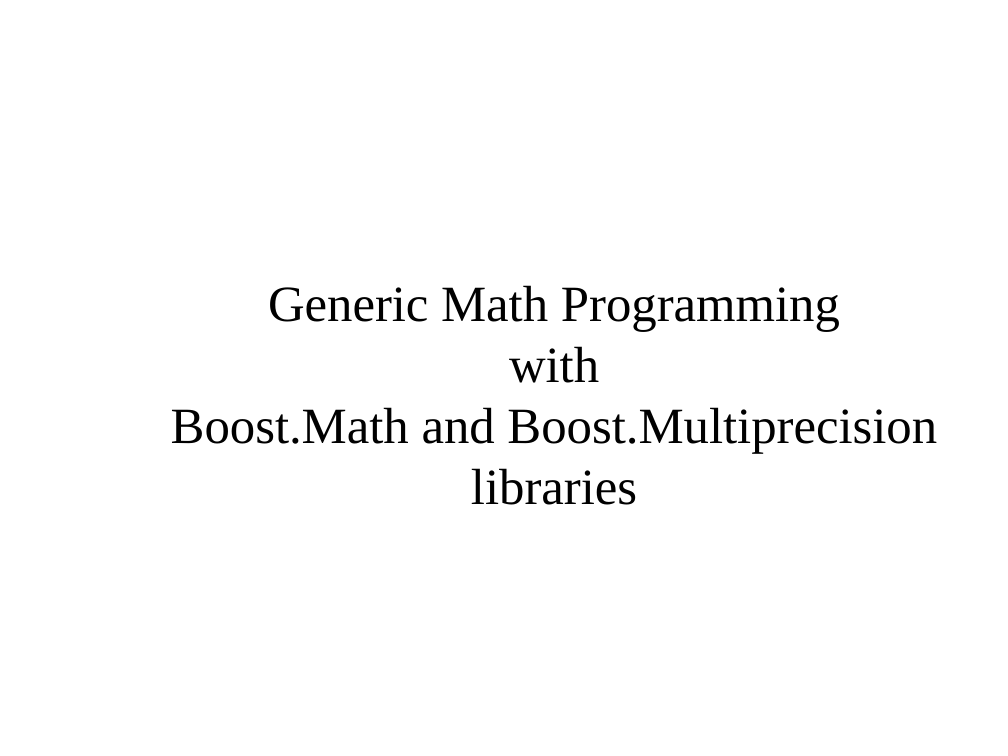
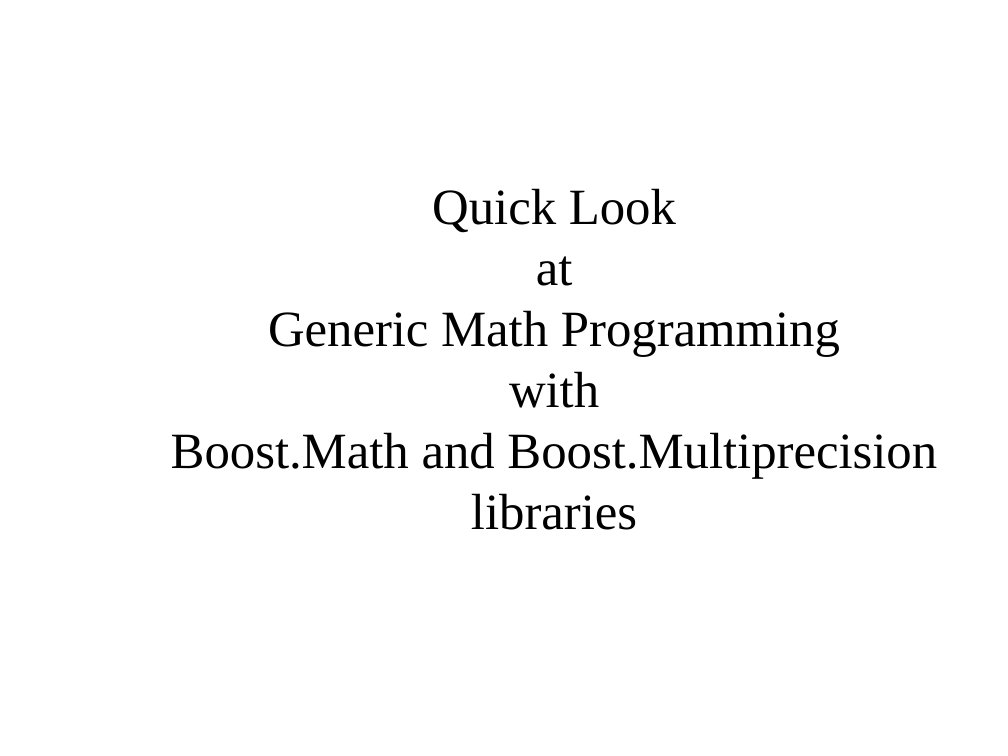
Before and after one commit to AntonBikineev/gmp_presentation_examples, a slide deck: slide 1 of GMPpresentation.odp. Drawn at 1008x756 pixels with LibreOffice and Linux fonts; fonts in the diff are those of the drawing; background and template pictures are left out. Boxes give left, top, right and bottom in pixels: in the first picture for what was removed or moved away, otherwise in the second. Text is boxed around its words. In the diff, an @@ line names an element or a change of style, - is before the commit and + after.

```diff
--- a/GMPpresentation.odp
+++ b/GMPpresentation.odp
@@ subtitle "Quick Look": place and size @@
-subtitle "Quick Look" at <box>171,285,937,505</box>
+subtitle "Quick Look" at <box>171,188,937,530</box>
@@ subtitle at <box>432,188,676,286</box>: paragraphs added @@
+Quick Look
+at
```
Also in this commit, not shown: 8 other slides changed, 5 slides added, 1 slide removed, 2 other files.
